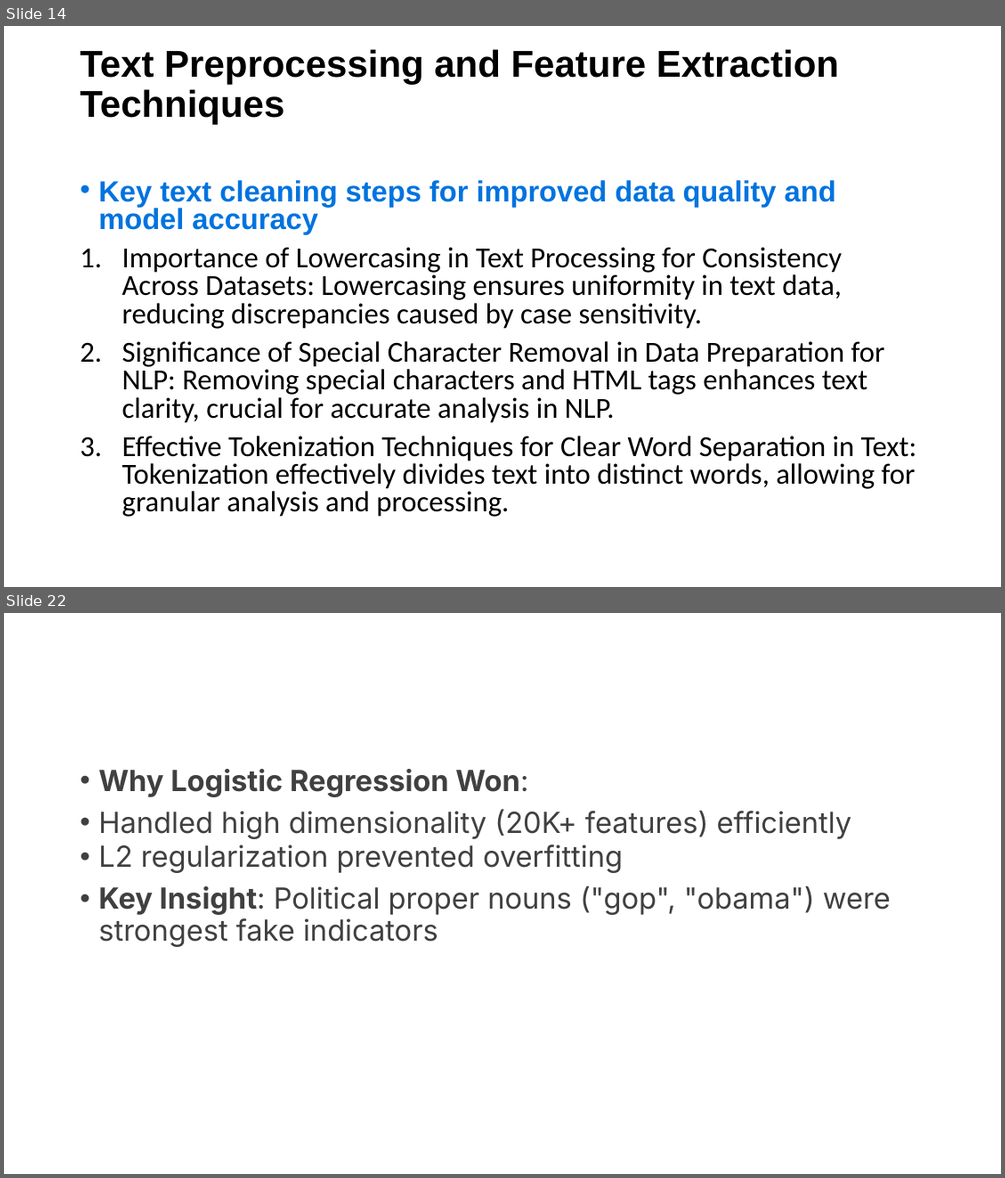
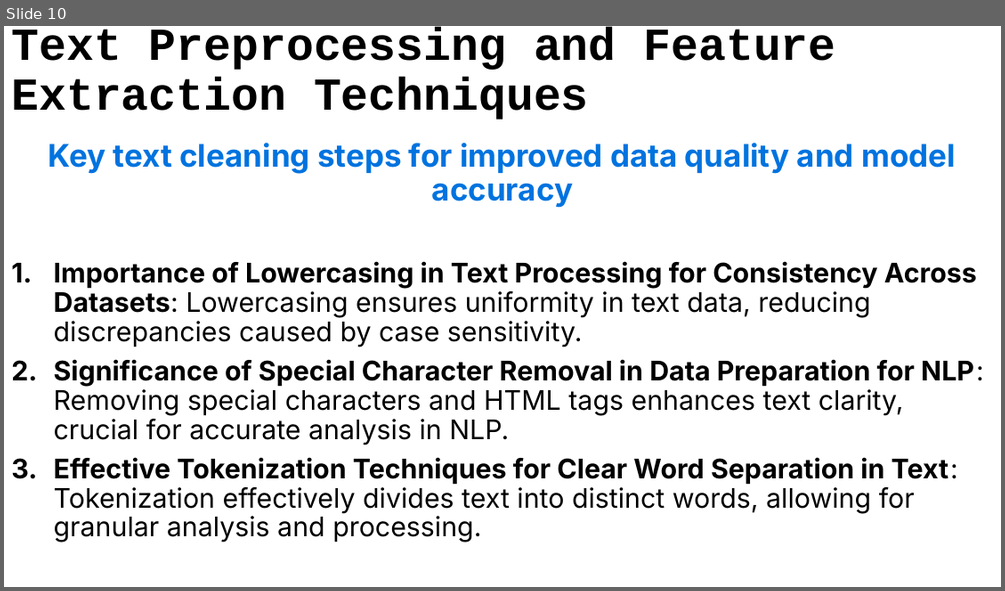
Before and after one commit to nteitsnik/ML_P2, a slide deck: Fake News Detection with Machine Learning.pptx. Shown one above the other, each under a label of ours: slides 14 and 22 before the commit, slide 10 after it; the slides between them are not shown. The pictures are 1005x1178 and 1005x591 pixels, drawn with LibreOffice and Linux fonts; fonts in the diff are those of the drawing. Boxes give left, top, right and bottom in pixels: in the first picture for what was removed or moved away, otherwise in the second. Text is boxed around its words. In the diff, an @@ line names an element or a change of style, - is before the commit and + after.

```diff
--- a/Fake News Detection with Machine Learning.pptx
+++ b/Fake News Detection with Machine Learning.pptx
@@ slide 22 removed at <box>4,613,1001,1174</box>, background #FFFFFF @@
@@ text removed at <box>98,769,890,947</box> @@
-• Why Logistic Regression Won:
-• Handled high dimensionality (20K+ features) efficiently
-• L2 regularization prevented overfitting
-• Key Insight: Political proper nouns ("gop", "obama") were strongest fake indicators
@@ what was slide 14 is now slide 10 @@
@@ slide 10 changed as well @@
@@ title "Text Preprocessing and Feature Extraction ...": place and size @@
-title "Text Preprocessing and Feature Extraction ..." at <box>80,49,839,125</box>
+title "Text Preprocessing and Feature Extraction ..." at <box>11,27,836,119</box>
@@ title "Text Preprocessing and Feature Extraction ..." at <box>11,27,836,119</box>: size 36 to 44.1 pt, font Arial to Courier New @@
@@ text "Key text cleaning steps for ...": place and size @@
-text "Key text cleaning steps for ..." at <box>98,180,917,516</box>
+text "Key text cleaning steps for ..." at <box>48,143,984,542</box>
@@ text "Key text cleaning steps for ..." at <box>48,143,984,542</box>: size 28 to 30 pt, font Arial to Inter in "Key text cleaning steps for improved data ..."; size 28 to 26 pt, font Calibri to Inter, bold on in "Importance of Lowercasing in Text Processing for ...", "Significance of Special Character Removal in Data ...", "Effective Tokenization Techniques for Clear Word Separation ..."; alignment left to centre; bullet • to none; line spacing 0.8 to 0.9 @@
```
Also in this commit, not shown: 7 other slides changed, 13 slides added, 13 other slides removed.
